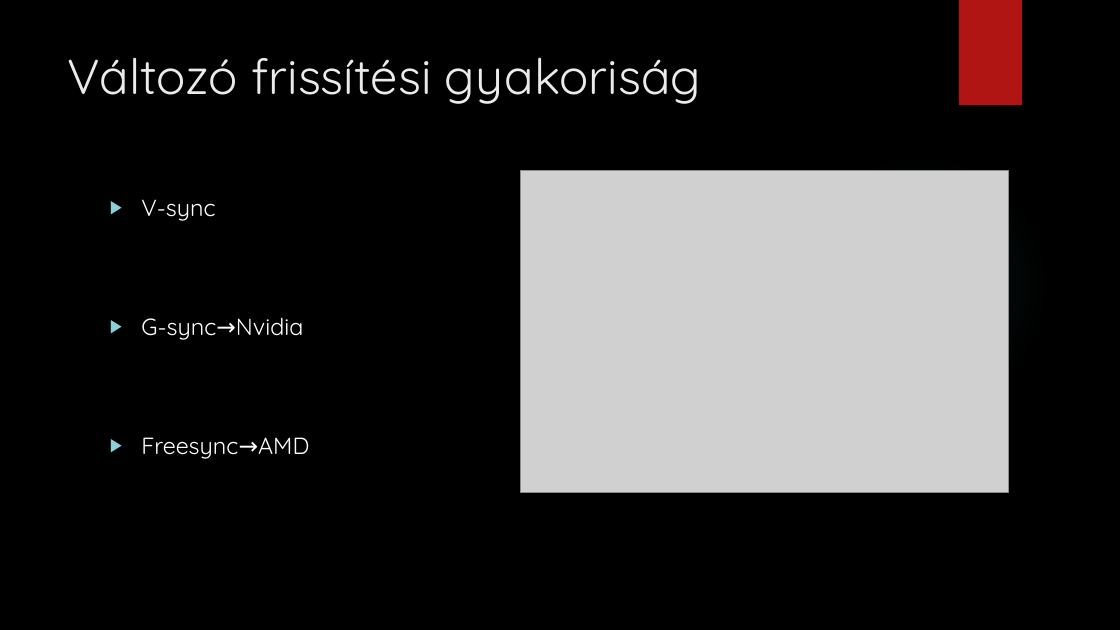
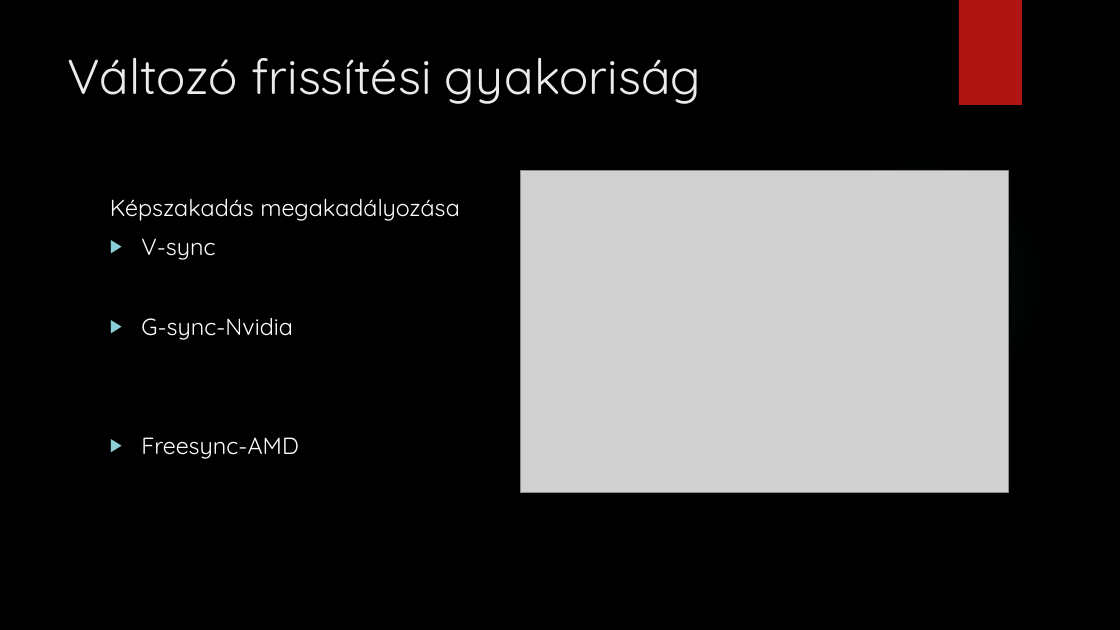
Before and after one commit to peterdaviid/pptkeszites2, a slide deck: slide 5 of Monitorok.pptx. Drawn at 1120x630 pixels with LibreOffice and Linux fonts; fonts in the diff are those of the drawing; grey boxes stand for pictures; background and template pictures are left out. Boxes give left, top, right and bottom in pixels: in the first picture for what was removed or moved away, otherwise in the second. Text is boxed around its words. In the diff, an @@ line names an element or a change of style, - is before the commit and + after.

```diff
--- a/Monitorok.pptx
+++ b/Monitorok.pptx
@@ text at [110, 198, 460, 221]: paragraph added @@
+Képszakadás megakadályozása
@@ text at [141, 318, 299, 459]: text changed @@
-▶ G-sync→Nvidia
-▶ Freesync→AMD
+▶ G-sync-Nvidia
+▶ Freesync-AMD
```
Also in this commit, not shown: 4 other slides changed, 1 slide added, 1 slide removed.
